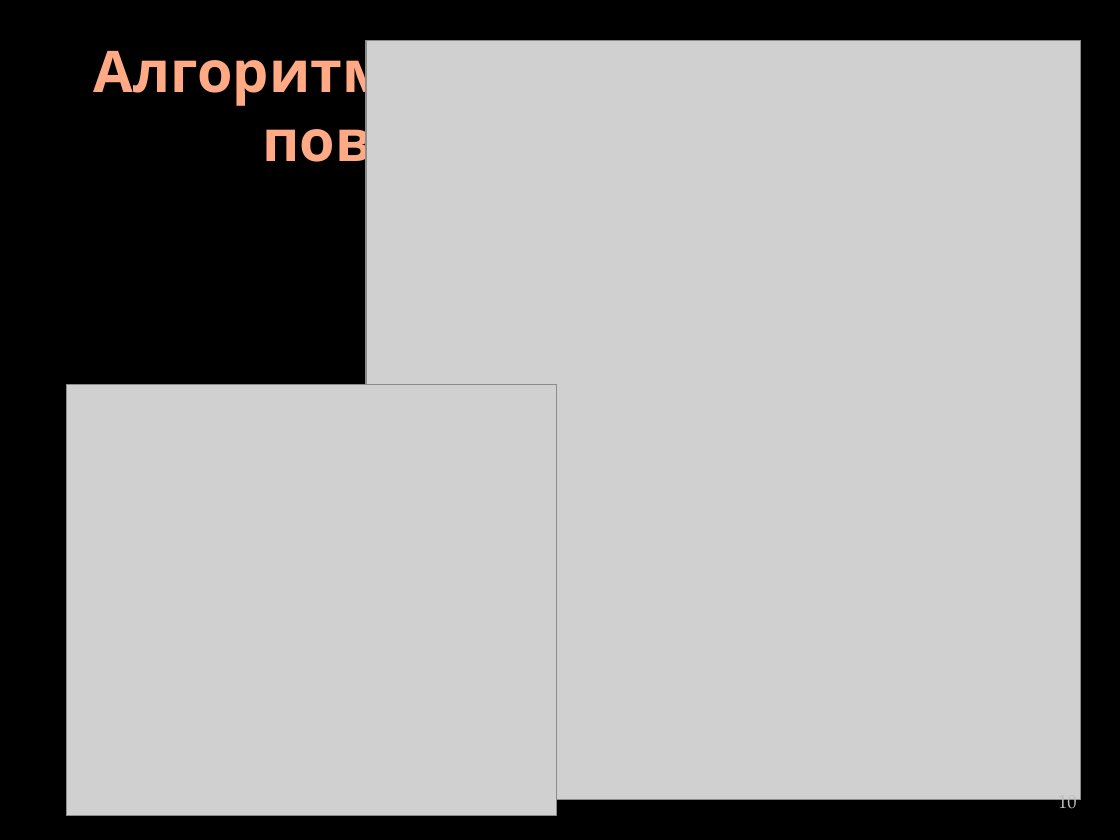
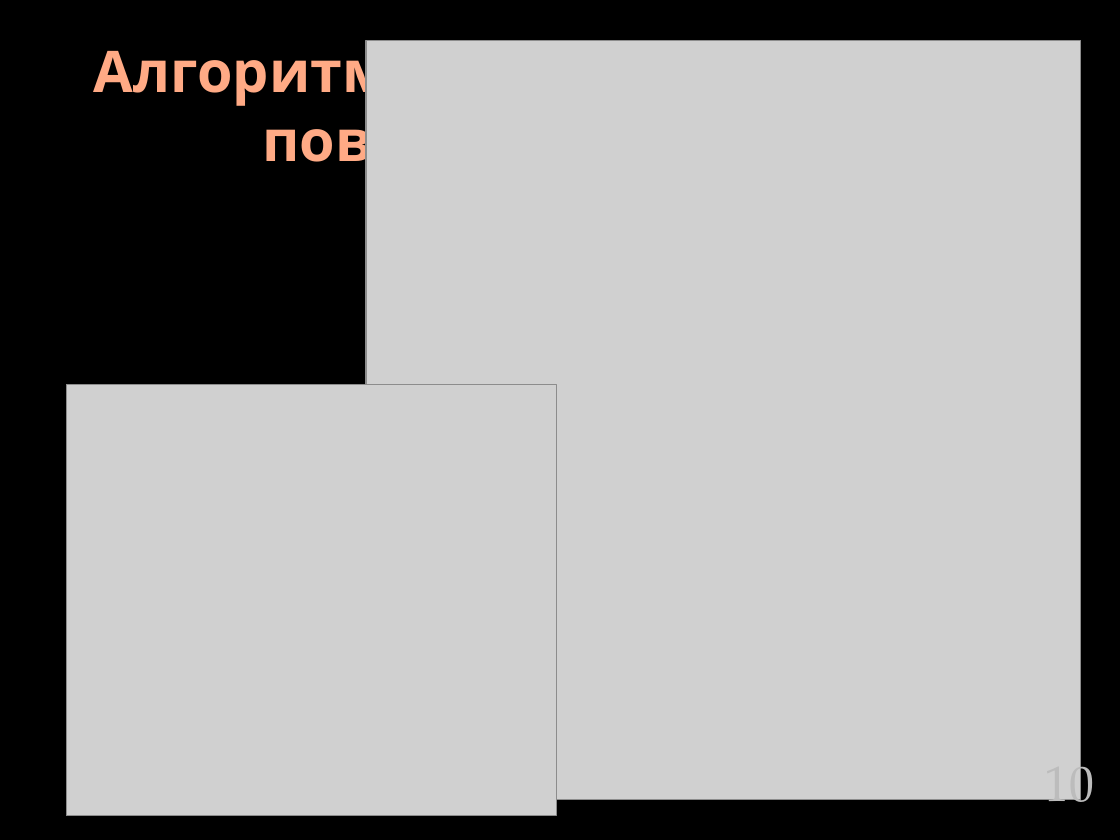
Before and after one commit to DoctorScrept/Temp, a slide deck: slide 10 of Report/DiplomReport.pptx. Drawn at 1120x840 pixels with LibreOffice and Linux fonts; fonts in the diff are those of the drawing; grey boxes stand for pictures; background and template pictures are left out. Boxes give left, top, right and bottom in pixels: in the first picture for what was removed or moved away, otherwise in the second. Text is boxed around its words. In the diff, an @@ line names an element or a change of style, - is before the commit and + after.

```diff
--- a/Report/DiplomReport.pptx
+++ b/Report/DiplomReport.pptx
@@ page number: place and size @@
-page number at [1058, 789, 1077, 815]
+page number at [1045, 750, 1095, 821]
@@ page number at [1045, 750, 1095, 821]: size 12 to 32 pt @@
```
Also in this commit, not shown: 2 other slides changed, 1 other file.
